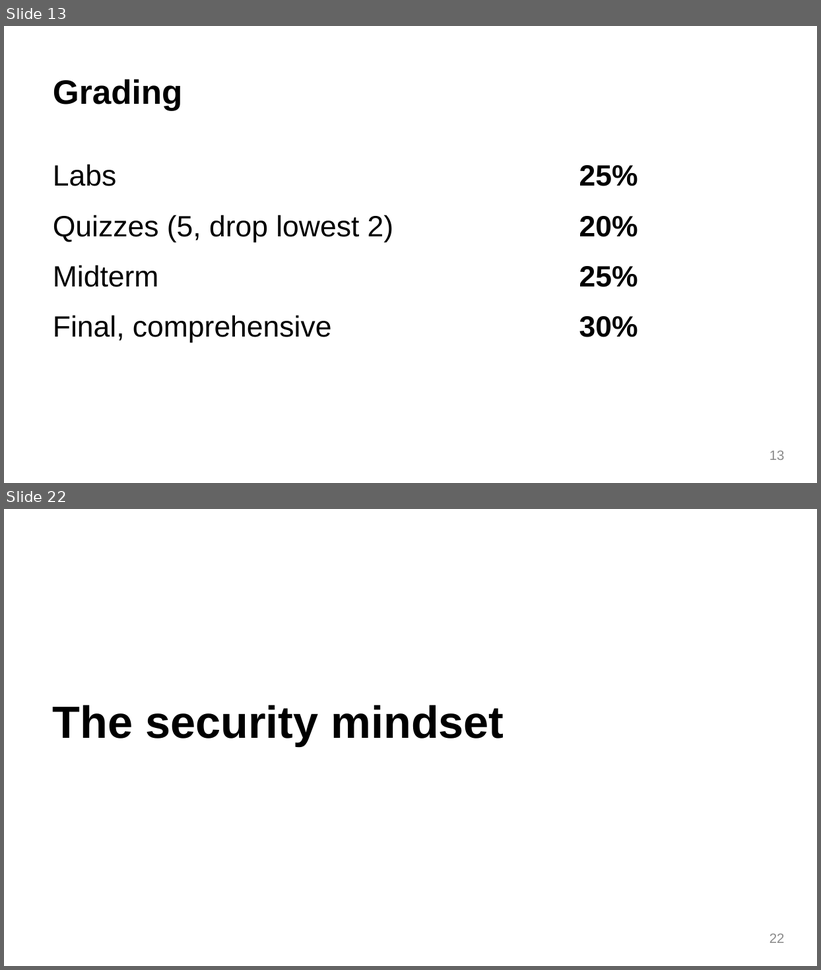
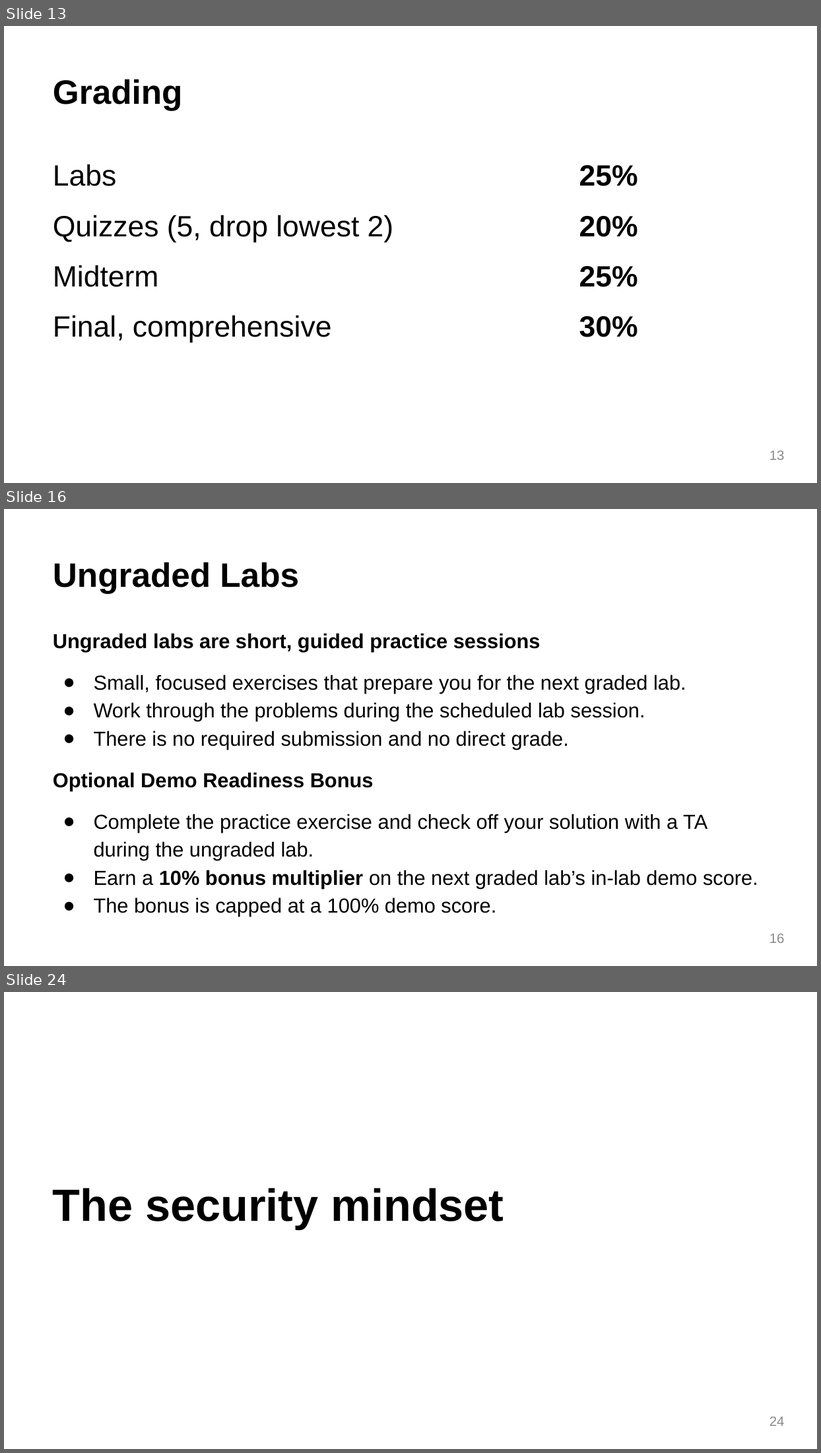
Before and after one commit to Sizvy/CS165_F26_labs, a slide deck: edc_slides/01_cs165-intro.pptx. Shown one above the other, each under a label of ours: slides 13 and 22 before the commit, slides 13, 16 and 24 after it; the slides between them are not shown. The pictures are 821x970 and 821x1453 pixels, drawn with LibreOffice and Linux fonts; fonts in the diff are those of the drawing. Boxes give left, top, right and bottom in pixels: in the first picture for what was removed or moved away, otherwise in the second. Text is boxed around its words. In the diff, an @@ line names an element or a change of style, - is before the commit and + after.

Commit message:
slides updated: office hour, lab schedule, graded+ungraded lab

```diff
--- a/edc_slides/01_cs165-intro.pptx
+++ b/edc_slides/01_cs165-intro.pptx
@@ slide 16 added at bbox=[4, 509, 817, 966], background #FFFFFF @@
@@ title added at bbox=[53, 562, 299, 593], 30 pt, text #000000, bold @@
+Ungraded Labs
@@ text added at bbox=[53, 633, 758, 917], 18 pt, text #000000 @@
+Ungraded labs are short, guided practice sessions
+● Small, focused exercises that prepare you for the next graded lab.
+● Work through the problems during the scheduled lab session.
+● There is no required submission and no direct grade.
+Optional Demo Readiness Bonus
+● Complete the practice exercise and check off your solution with a TA during the ungraded lab.
+● Earn a 10% bonus multiplier on the next graded lab’s in-lab demo score.
+● The bonus is capped at a 100% demo score.
@@ page number added at bbox=[770, 934, 785, 943], 12 pt, text #8A8A8A @@
+16
@@ what was slide 22 is now slide 24 @@
@@ page number at bbox=[770, 1417, 785, 1426]: text changed @@
-22
+24
```
Also in this commit, not shown: 32 slides changed, 1 other slide added, 1 other file.
